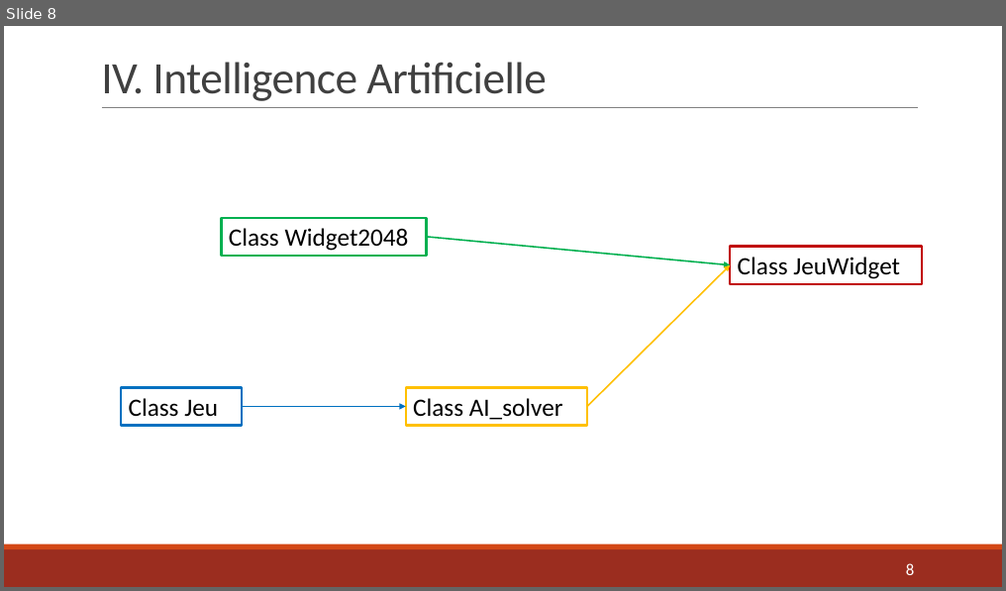
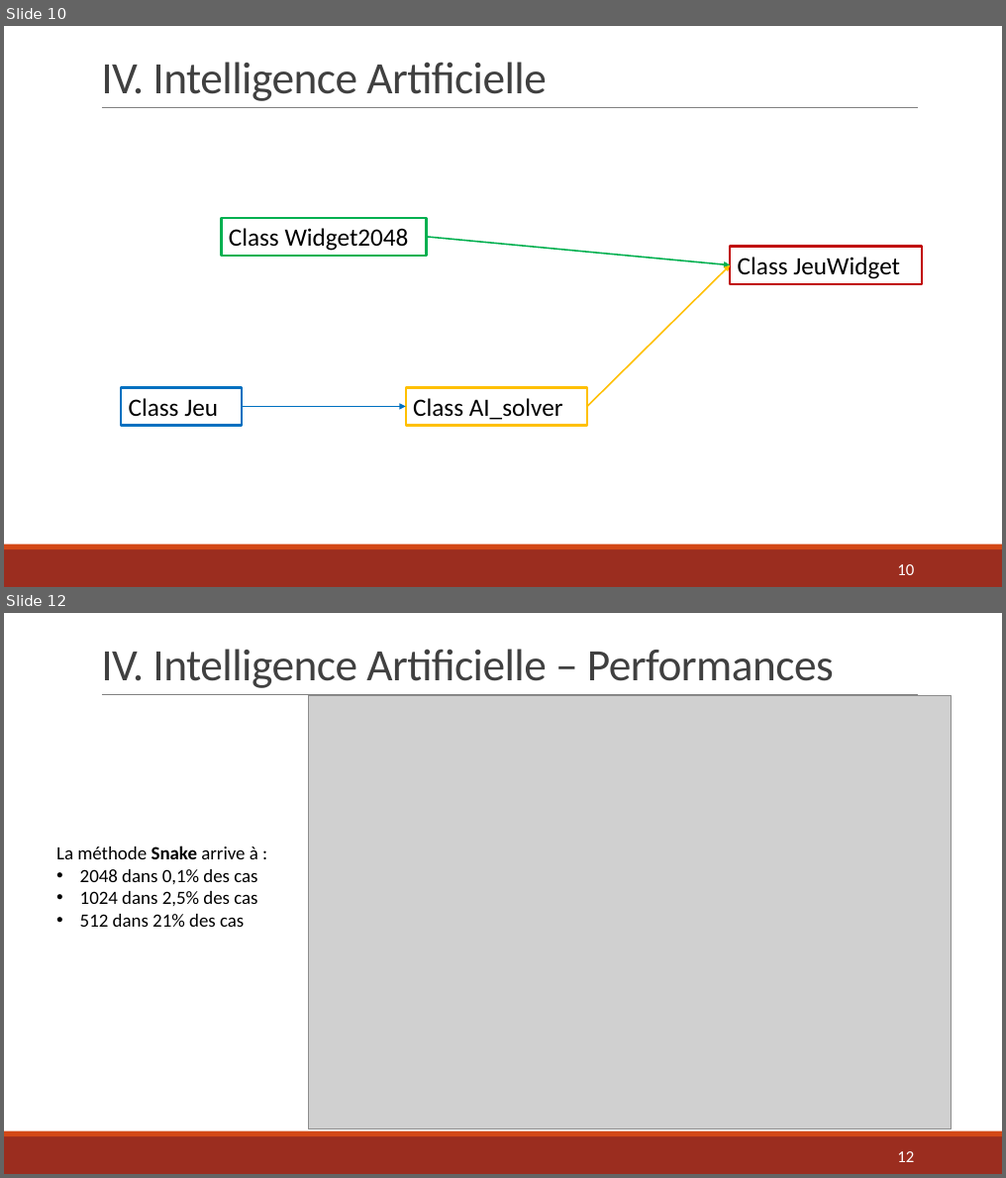
Before and after one commit to AlexandraDarco/prog_2048, a slide deck: Projet Info – Jeu 2048.pptx. Shown one above the other, each under a label of ours: slide 8 before the commit, slides 10 and 12 after it; the slides between them are not shown. The pictures are 1006x591 and 1006x1178 pixels, drawn with LibreOffice and Linux fonts; fonts in the diff are those of the drawing; grey boxes stand for pictures. Boxes give left, top, right and bottom in pixels: in the first picture for what was removed or moved away, otherwise in the second. Text is boxed around its words. In the diff, an @@ line names an element or a change of style, - is before the commit and + after.

```diff
--- a/Projet Info – Jeu 2048.pptx
+++ b/Projet Info – Jeu 2048.pptx
@@ slide 12 added at bbox=[4, 613, 1002, 1174], background #FFFFFF; not listed: 3 template elements that a slide beside it also shows @@
@@ title added at bbox=[101, 649, 834, 688], 43.2 pt, text #404040 @@
+IV. Intelligence Artificielle – Performances
@@ picture added at bbox=[309, 695, 951, 1130] @@
@@ text added at bbox=[56, 846, 258, 927], 18 pt, text #000000 @@
+La méthode Snake arrive à :
+• 2048 dans 0,1% des cas
+• 1024 dans 2,5% des cas
+• 512 dans 21% des cas
@@ page number added at bbox=[897, 1152, 914, 1162], 16 pt, text #FFFFFF @@
+12
@@ what was slide 8 is now slide 10 @@
@@ page number at bbox=[897, 565, 914, 575]: text changed @@
-8
+10
```
Also in this commit, not shown: 6 slides changed, 3 other slides added, 1 other file.
